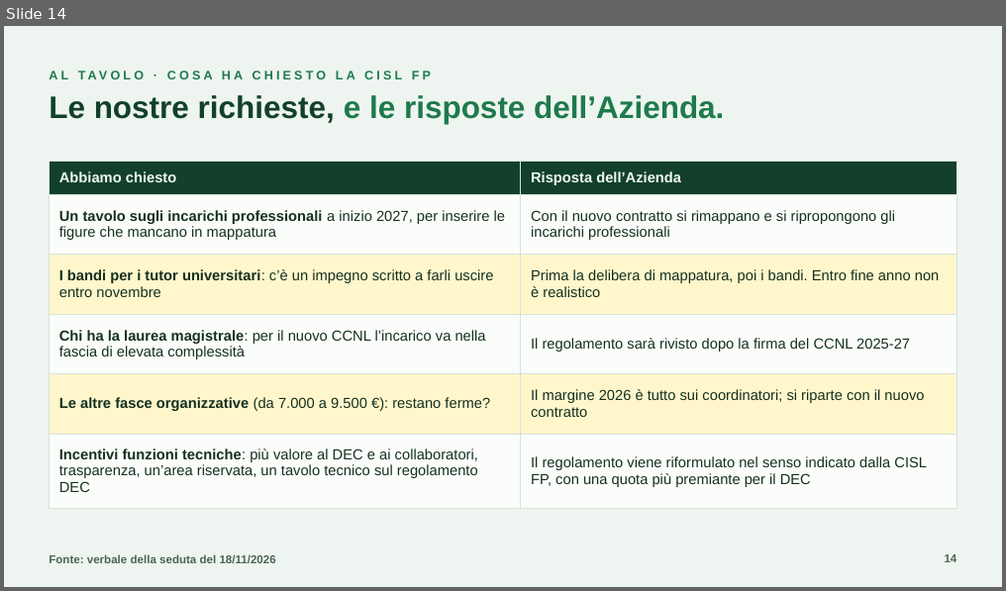
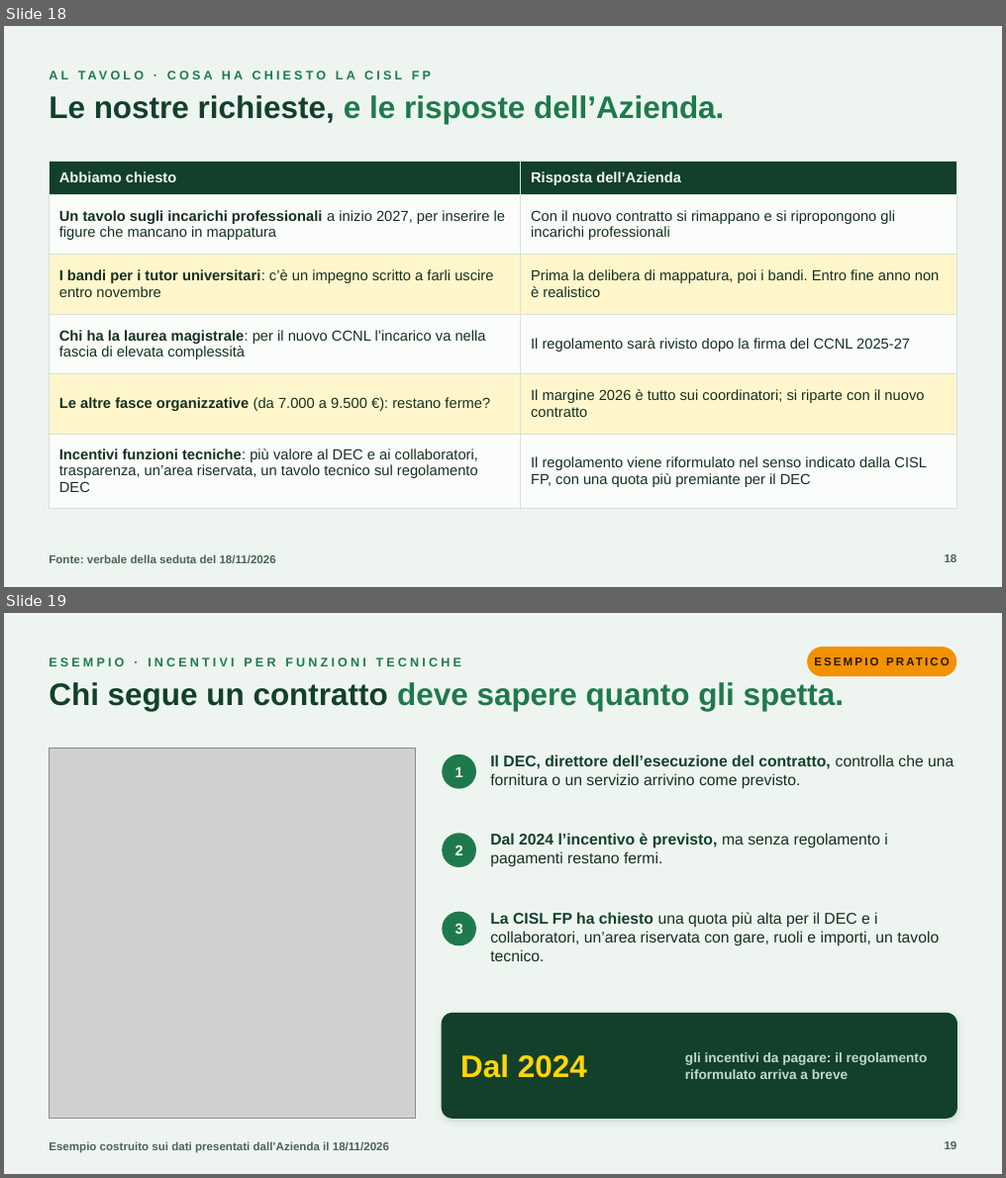
Before and after one commit to aki1806-droid/Prove, a slide deck: progetti/pdro-direttivo-trattativa-18-novembre-2026/Direttivo_AOUP_Dati_alla_mano_18-11-2026.pptx. Shown one above the other, each under a label of ours: slide 14 before the commit, slides 18 and 19 after it. The pictures are 1006x591 and 1006x1178 pixels, drawn with LibreOffice and Linux fonts; fonts in the diff are those of the drawing; grey boxes stand for pictures. Boxes give left, top, right and bottom in pixels: in the first picture for what was removed or moved away, otherwise in the second. Text is boxed around its words. In the diff, an @@ line names an element or a change of style, - is before the commit and + after.

```diff
--- a/progetti/pdro-direttivo-trattativa-18-novembre-2026/Direttivo_AOUP_Dati_alla_mano_18-11-2026.pptx
+++ b/progetti/pdro-direttivo-trattativa-18-novembre-2026/Direttivo_AOUP_Dati_alla_mano_18-11-2026.pptx
@@ slide 19 added at [4, 613, 1002, 1174], background #EEF5F0 @@
@@ text added at [49, 658, 461, 666], 12 pt, text #1E7A4C, bold @@
+ESEMPIO · INCENTIVI PER FUNZIONI TECNICHE
@@ rounded rectangle added at [807, 647, 957, 676], fill #F39200, 11 pt, text #2A1700, bold @@
+ESEMPIO PRATICO
@@ text added at [49, 682, 844, 711], 30 pt, text #1E7A4C, bold @@
+Chi segue un contratto deve sapere quanto gli spetta.
@@ picture added at [49, 748, 416, 1118] @@
@@ ellipse added at [442, 755, 476, 789], fill #1E7A4C, 14 pt, text #FBFDFB, bold @@
+1
@@ text added at [490, 755, 953, 789], 15 pt, text #14301F @@
+Il DEC, direttore dell’esecuzione del contratto, controlla che una fornitura o un servizio arrivino come previsto.
@@ ellipse added at [442, 833, 476, 867], fill #1E7A4C, 14 pt, text #FBFDFB, bold @@
+2
@@ text added at [490, 833, 887, 867], 15 pt, text #14301F @@
+Dal 2024 l’incentivo è previsto, ma senza regolamento i pagamenti restano fermi.
@@ ellipse added at [442, 912, 476, 947], fill #1E7A4C, 14 pt, text #FBFDFB, bold @@
+3
@@ text added at [490, 912, 939, 961], 15 pt, text #14301F @@
+La CISL FP ha chiesto una quota più alta per il DEC e i collaboratori, un’area riservata con gare, ruoli e importi, un tavolo tecnico.
@@ rounded rectangle added at [442, 1014, 957, 1118], fill #12402B, outline #12402B 1 pt @@
@@ text added at [460, 1055, 587, 1078], 30 pt, text #FFD60A, bold @@
+Dal 2024
@@ text added at [685, 1053, 928, 1079], 13 pt, text #BFD8CB, bold @@
+gli incentivi da pagare: il regolamento riformulato arriva a breve
@@ text added at [49, 1142, 389, 1154], 11 pt, text #4B6356, bold @@
+Esempio costruito sui dati presentati dall’Azienda il 18/11/2026
@@ page number added at [944, 1142, 957, 1150], 11 pt, text #4B6356, bold @@
+19
@@ what was slide 14 is now slide 18 @@
@@ page number at [944, 555, 957, 563]: text changed @@
-14
+18
```
Also in this commit, not shown: 3 slides changed, 7 other slides added, 12 other files.
